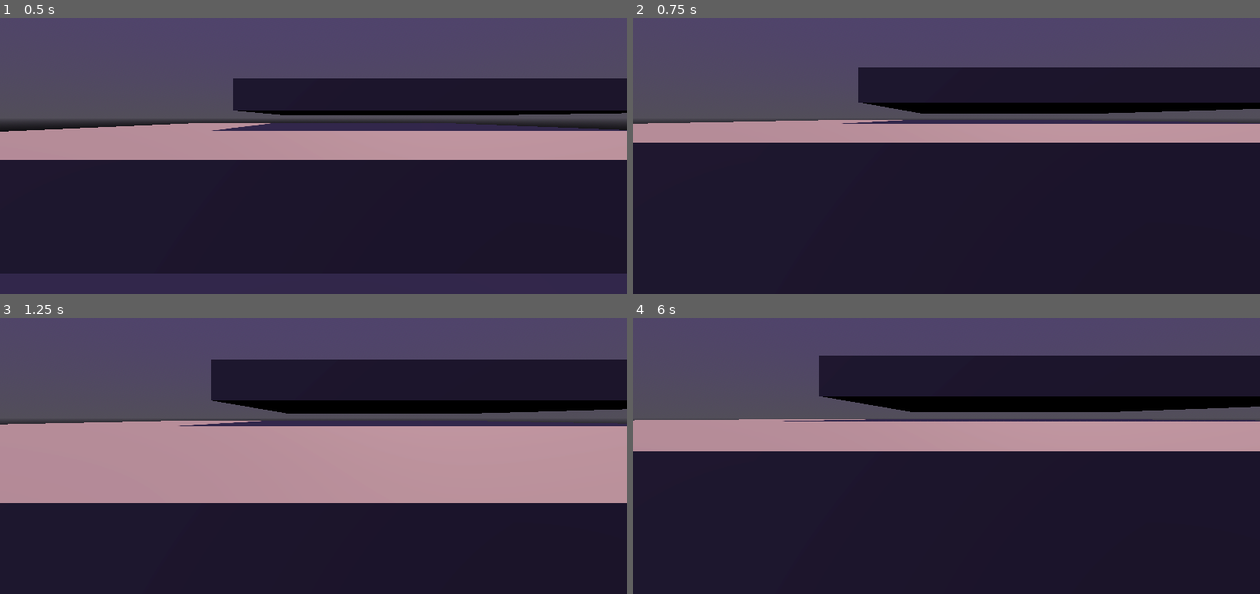
Above: before the commit, frames 1-4 (two rows, left to right).
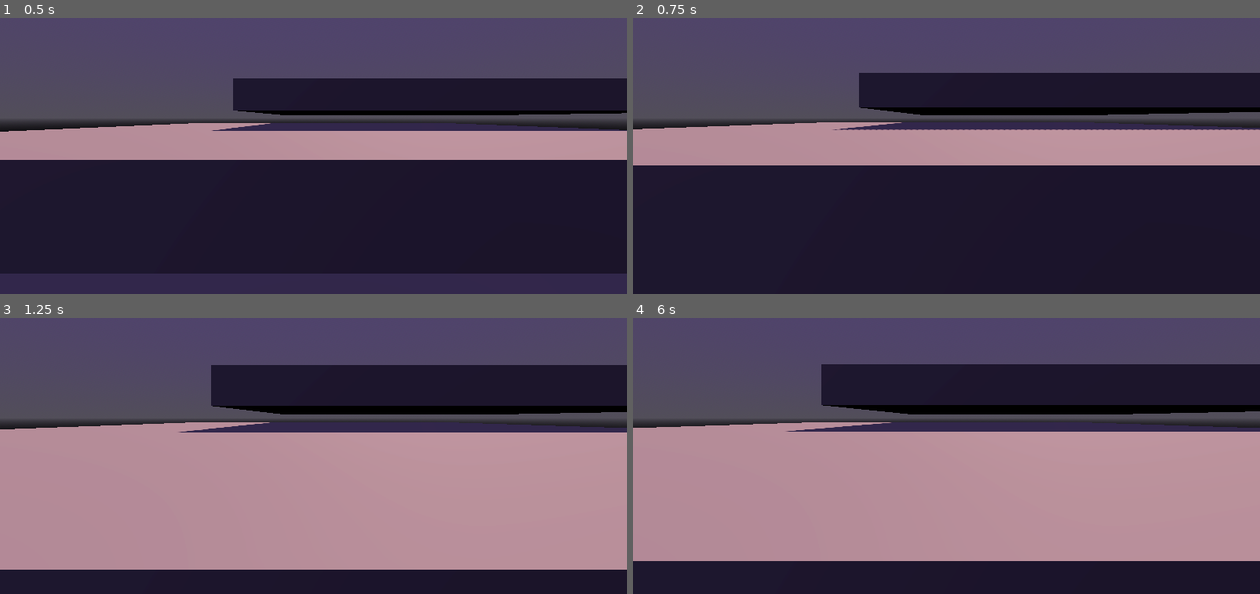
Above: after the commit, the same moments.

Repository: WildcatGameStudios/ScaryHouse
Game: Godot game, scene res://scenes/debug/debug_player_environment.tscn
The game is run twice, just before and just after one commit, with the same random seed, the same clock (stepped at 60 frames per second) and the same inputs.
Inputs:
- Up to frame 1 (0.5 s): no input
- Up to frame 2 (0.75 s): tap Enter at 0.5 s; hold W (move_forward) from 0.53 s (still down); hold Shift (run) from 0.53 s (still down); tap F (dash) at 0.6 s
- Up to frame 3 (1.25 s): keep holding W (move_forward); keep holding Shift (run); tap Space (jump) at 0.77, 1.07 s
- Up to frame 4 (6 s): release Shift (run) at 1.28 s; tap Shift (run) at 1.35, 4.35 s; tap Space (jump) at 1.52, 1.82, 2, 2.3, 2.85, 3.02, 3.32, 3.5, 3.77, 4.07, 4.52, 4.82, 5, 5.3 s; tap Q at 1.55, 4.55 s; hold Q 2.03-2.78 s; tap Enter at 2.75, 4.25 s; tap F (dash) at 3.05, 3.6, 5.85 s; hold Shift (run) 3.53-4.28 s; hold Q 5.03-5.78 s; release W (move_forward) at 5.78 s; hold D (move_right) from 5.78 s (still down)

Frame 1 is identical in both runs. In frame 2, 13% of the frame differs, in the area x 0-100%, y 17-54%; in frame 3, 30%; in frame 4, 48%, in the area x 0-100%, y 13-89%.

Commit message:
player: add dynamic state toggling, refactor
Now you can toggle if a state is enabled or not in a script instead of
locking the player out of states statically at the beginning of the
level. Also adds folders to the script directory to match the structure
of the scenes directory. This moves the player script; be warned.

Diff:
--- a/scenes/debug/debug_player_environment.tscn
+++ b/scenes/debug/debug_player_environment.tscn
@@ -1,6 +1,7 @@
-[gd_scene load_steps=5 format=3 uid="uid://cefsh68ong0rg"]
+[gd_scene load_steps=6 format=3 uid="uid://cefsh68ong0rg"]
 
 [ext_resource type="PackedScene" uid="uid://bcv40fcphjv3m" path="res://scenes/player/player.tscn" id="1_3o6y4"]
+[ext_resource type="Script" uid="uid://vrckppieo4nw" path="res://scripts/debug/debug_player_environment.gd" id="1_fvu4u"]
 
 [sub_resource type="ProceduralSkyMaterial" id="ProceduralSkyMaterial_3o6y4"]
 sky_top_color = Color(0.252202, 0.214962, 0.338636, 1)
@@ -18,6 +19,7 @@
 glow_enabled = true
 
 [node name="DebugPlayerEnvironment" type="Node3D" groups=["world"]]
+script = ExtResource("1_fvu4u")
 
 [node name="WorldEnvironment" type="WorldEnvironment" parent="."]
 environment = SubResource("Environment_b35ig")
--- a/scenes/player/player.tscn
+++ b/scenes/player/player.tscn
@@ -1,7 +1,7 @@
 [gd_scene load_steps=6 format=3 uid="uid://bcv40fcphjv3m"]
 
-[ext_resource type="Script" uid="uid://qu65ebbkmrhx" path="res://scripts/player.gd" id="1_qhqgy"]
-[ext_resource type="Script" uid="uid://dntg3ga86vnxk" path="res://scripts/player_sm.gd" id="2_gmlin"]
+[ext_resource type="Script" uid="uid://qu65ebbkmrhx" path="res://scripts/player/player.gd" id="1_qhqgy"]
+[ext_resource type="Script" uid="uid://dntg3ga86vnxk" path="res://scripts/player/player_sm.gd" id="2_gmlin"]
 [ext_resource type="PackedScene" uid="uid://b81qx5c25q7p2" path="res://scenes/general/hitbox.tscn" id="4_gmlin"]
 
 [sub_resource type="CapsuleShape3D" id="CapsuleShape3D_8afob"]
--- /dev/null
+++ b/scripts/debug/debug_player_environment.gd
@@ -0,0 +1,9 @@
+extends Node3D
+
+@onready var player: player = $player
+
+func _process(delta: float) -> void:
+	if Input.is_key_pressed(KEY_Q):
+		player.can_walk = false
+	else:
+		player.can_walk = true
--- a/scripts/player.gd
+++ b/scripts/player/player.gd
@@ -11,6 +11,7 @@
 @export var can_crouch: bool = true
 @export var can_dash: bool = true
 @export var can_double_jump: bool = true
+	# set(v): can_double_jump = v; psm.toggle_state("Walk", v);
 
 @export_group("Player Stats")
 @export var max_health: int = 100
@@ -73,8 +74,9 @@
 var coyote_input: String = "void"
 
 # walk variables
-@onready var head_base_y = head.position.y
+@onready var head_base_y: float = head.position.y
 var bob_speed_mod = 1.0
+var bob_magnitude: float = 10.0
 
 # stats
 var current_health: int:
@@ -146,7 +148,7 @@
 			bob_time = 0.0
 
 	# whether or not we should bob, we should finish a previously-started bob animation
-	var camera_y_mod = (abs(cos(min(PI / 8.0, bob_time) * 8.0 * bob_speed_mod)) - 1.0) / 3.0
+	var camera_y_mod = (abs(cos(min(PI / 8.0, bob_time) * 8.0 * bob_speed_mod)) - 1.0) / bob_magnitude
 	head.position.y = head_base_y + camera_y_mod
 	bob_time += delta
 
@@ -169,6 +171,10 @@
 	else:
 		velocity.x = move_toward(velocity.x, 0, walk_speed)
 		velocity.z = move_toward(velocity.z, 0, walk_speed)
+
+func stop_walking(delta) -> void:
+	velocity.x = 0
+	velocity.z = 0
 
 # function for player run
 func run(delta):
--- a/scripts/player_sm.gd
+++ b/scripts/player/player_sm.gd
@@ -46,9 +46,16 @@
 		cam.position = overhead_cam
 		cam.transform.basis = old_cam_basis
 	)
+	set_transition(ANY_STATE, "Idle", parent.stop_walking)
 
 # use this for state-agnostic code
 func _process(delta: float) -> void:
+	toggle_state("Walk", parent.can_walk)
+	toggle_state("Run", parent.can_run)
+	toggle_state("Jump", parent.can_jump)
+	toggle_state("Crouch", parent.can_crouch)
+	toggle_state("dash", parent.can_dash)
+
 	update_state()
 	dt = delta
 	states[current_state].call(dt)
@@ -60,13 +67,14 @@
 	enabled[state] = false
 
 func update_state() -> void:
+	if !enabled[current_state]:
+		queued_state = "Idle"
 	if queued_state == "":
 		return
-	else:
-		call_transition(current_state, ANY_STATE)
-		call_transition(current_state, queued_state)
-		call_transition(ANY_STATE, queued_state)
-		current_state = queued_state
+	call_transition(current_state, ANY_STATE)
+	call_transition(current_state, queued_state)
+	call_transition(ANY_STATE, queued_state)
+	current_state = queued_state
 	queued_state = ""
 
 func set_transition(start: String, end: String, fn: Callable) -> void:
@@ -124,7 +132,6 @@
 
 func idle(dt: float):
 	# ironically, we still walk while idle; walk sets velocity
-	parent.walk(dt)
 	parent.move(dt)
 	parent.handle_rotation()
 	if Input.is_action_just_pressed("jump"):
@@ -157,6 +164,7 @@
 	parent.handle_rotation()
 
 	parent.bob_speed_mod = 1.0
+	parent.bob_magnitude = 10.0
 	parent.bob(dt)
 
 	if !walk_trigger():
@@ -180,6 +188,7 @@
 	parent.handle_rotation()
 
 	parent.bob_speed_mod = 1.3
+	parent.bob_magnitude = 5.0
 	parent.bob(dt)
 
 	if !walk_trigger():
Not shown, added: scripts/debug/debug_player_environment.gd.uid
Renamed: scripts/player.gd.uid -> scripts/player/player.gd.uid
Renamed: scripts/player_sm.gd.uid -> scripts/player/player_sm.gd.uid
